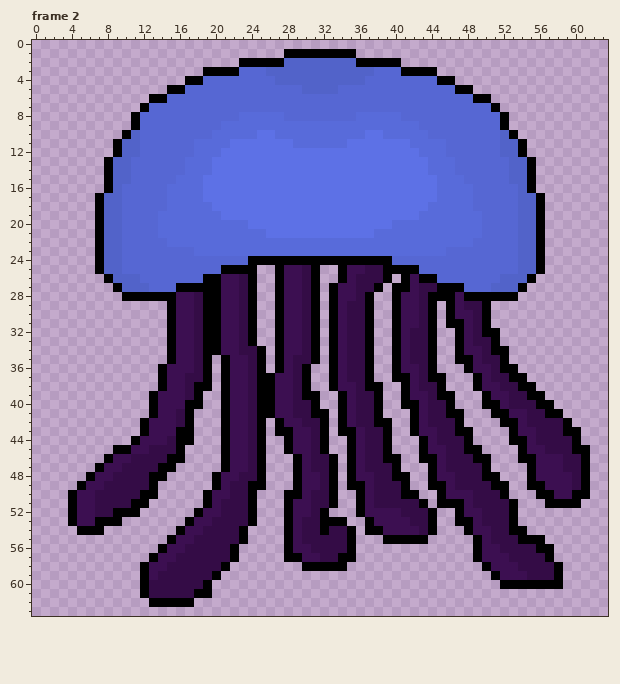
Pixel-art file: assets/sprites/raw/jelly.ase. Above: the version before the commit.
64x64 pixels, 2 frames. Shown: frame 2. The commit also changed other frames, which this record leaves out.
The result:
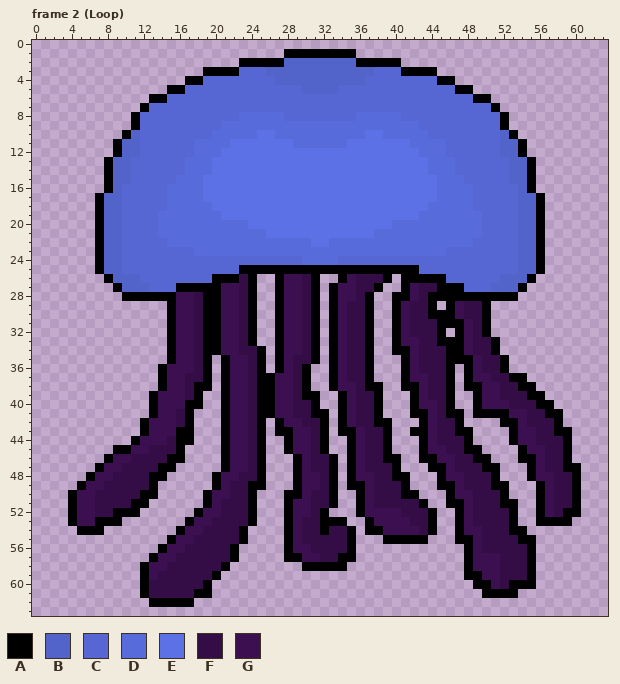
Palette (. is transparent): A #000000  B #5263c9  C #5667d3  D #586bda  E #5d71e6  F #340c46  G #3c0f51
From old to new:
Frame 2 (Loop):
Colour A now appears in row 25 at x 25 to 26 and 32 to 33; in rows 30 to 32 at x 45; in row 33 at x 45 to 46; in rows 34 to 36 at x 46; in rows 37 to 38 at x 46 and 48; in rows 39 to 40 at x 49.
Colour A now appears in row 41 at x 49 to 50; in row 47 at x 51; in row 51 at x 56; in row 52 at x 56 and 59 to 60; in row 53 at x 56 to 59; in row 54 at x 47.
Colour A now appears in row 55 at x 47 to 48; in rows 56 to 58 at x 48; in row 59 at x 48 to 49; in row 60 at x 49 to 50; in row 61 at x 50 to 53.
The author changed colour C to colour A in row 26 at x 45.
The author changed colour F to colour A in row 25 at x 30 and 37 to 38; in rows 42 to 43 at x 58; in rows 44 to 46 at x 59; in row 47 at x 59 to 60; in rows 48 to 49 at x 60; in row 51 at x 52.
The author changed colour F to colour A in rows 56 to 59 at x 55.
The author changed colour G to colour A in row 25 at x 28 to 29 and 35 to 36; in row 26 at x 21 to 22 and 42; in row 28 at x 41 and 47; in rows 34 to 36 at x 41; in rows 38 to 39 at x 42; in rows 41 to 43 at x 43.
The author changed colour G to colour A in rows 47 to 48 at x 45; in rows 49 to 50 at x 46.
The author changed colour A to colour C in row 24 at x 24 to 29 and 34 to 39; in row 25 at x 21 to 22; in row 26 at x 19.
The author changed colour A to colour D in row 24 at x 30 to 33.
The author changed colour D to colour E in row 22 at x 31 to 32.
Colour F now appears in rows 34 to 36 at x 45; in row 52 at x 58.
The author changed colour A to colour F in rows 31 to 36 at x 44; in row 37 at x 44 to 45; in rows 38 to 39 at x 45; in row 48 at x 50; in row 51 at x 58 to 59; in row 60 at x 52.
The author changed colour G to colour F in row 29 at x 42; in row 30 at x 42 and 48; in row 31 at x 42; in row 34 at x 49; in row 36 at x 50; in row 39 at x 52.
The author changed colour G to colour F in rows 46 to 47 at x 57 to 58; in rows 48 to 50 at x 58 to 59; in rows 52 to 53 at x 49; in rows 54 to 55 at x 50; in row 56 at x 50 to 51; in row 57 at x 52.
The author changed colour G to colour F in row 58 at x 52 to 53; in row 59 at x 52 to 54.
Colour G now appears in row 52 at x 57; in row 58 at x 49; in row 59 at x 50; in row 60 at x 51.
The author changed colour A to colour G in row 37 at x 49; in row 39 at x 50; in row 40 at x 50 to 51; in row 44 at x 54; in rows 50 to 51 at x 57; in rows 53 to 54 at x 48.
The author changed colour A to colour G in rows 55 to 57 at x 49; in row 58 at x 50; in row 59 at x 51.
The author changed colour F to colour G in rows 33 to 35 at x 42; in rows 37 to 38 at x 43; in rows 40 to 42 at x 44; in rows 46 to 47 at x 46; in rows 48 to 49 at x 47.
The edit erases colour A in row 27 at x 40; in row 32 at x 51; in row 34 at x 52; in row 35 at x 40; in row 36 at x 40 and 53; in row 37 at x 40.
The edit erases colour A in rows 39 to 40 at x 41; in row 42 at x 42 and 59; in rows 43 to 44 at x 60; in row 45 at x 60 to 61; in rows 46 to 47 at x 61; in row 48 at x 44 and 61.
The edit erases colour A in row 49 at x 44, 55 and 61; in row 50 at x 45 and 61; in row 51 at x 45; in row 55 at x 56; in row 56 at x 56 to 57; in row 57 at x 57.
The edit erases colour A in rows 58 to 59 at x 58; in row 60 at x 56 to 58.
The edit erases colour F in row 46 at x 60; in row 57 at x 56; in rows 58 to 59 at x 56 to 57.
Changed places in both pictures, as pixel boxes (x1, y1, x2, y2):
changed: (203, 238, 590, 598)
